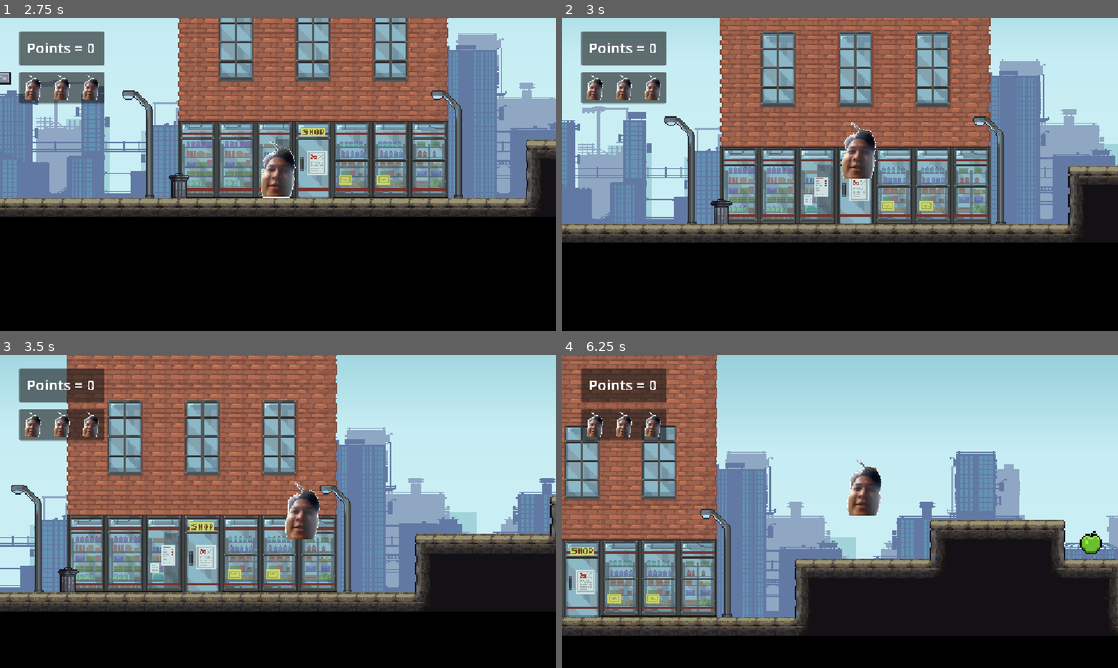
Above: before the commit, frames 1-4 (two rows, left to right).
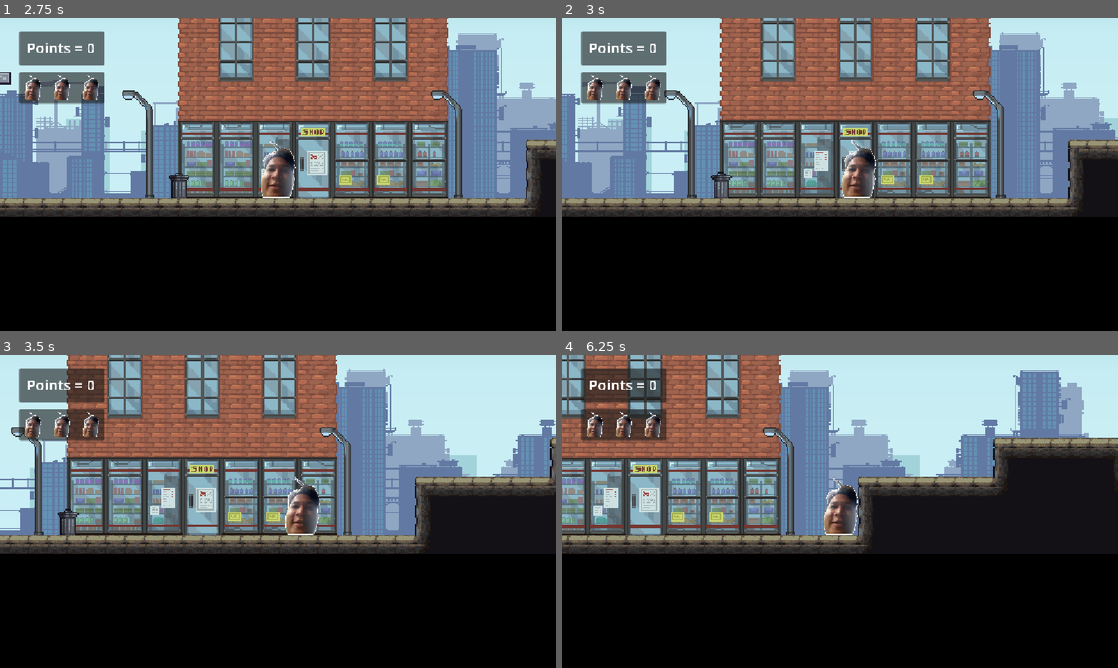
Above: after the commit, the same moments.

Repository: WanaRB/code-adventure
Game: Godot game, scene res://scenes/Tampilan/main_menu.tscn
Same seed, same stepped clock (60 frames per second), same inputs: the game is played once before the commit and once after it. Sound files missing from this copy of the repository are replaced by a short silence.
Inputs:
- Up to frame 1 (2.75 s): click "Level" at 0.5 s; click "Back" at 1.25 s; click "Start" at 2 s
- Up to frame 2 (3 s): tap Enter (ui_accept) at 2.75 s; hold Right (ui_right) from 2.78 s (still down); hold E (interaksi, bound only before the commit) from 2.78 s (still down)
- Up to frame 3 (3.5 s): keep holding Right (ui_right); keep holding E (interaksi, bound only before the commit); tap Enter (ui_accept) at 3.02, 3.32 s; tap D (kanan) at 3.05 s
- Up to frame 4 (6.25 s): release E (interaksi, bound only before the commit) at 3.53 s; tap D (kanan) at 3.6 s; tap Enter (ui_accept) at 3.77, 4.07, 5.27, 5.3, 5.57, 5.85, 6.02 s; tap A (kiri) at 3.8, 4.35 s; release Right (ui_right) at 4.28 s; hold Left (ui_left) 4.28-5.03 s; tap W (lompat) at 4.55, 5.1 s; hold Right (ui_right) from 5.03 s (still down); hold E (interaksi, bound only before the commit) from 5.78 s (still down)

Frame 1 is identical in both runs. In frame 2, 39% of the frame differs, in the area x 0-100%, y 0-72%; in frame 3, 53%; in frame 4, 66%, in the area x 0-100%, y 0-90%.

Commit message:
QuizUI

Diff:
--- a/Interactable/Interaction Area/interaction_area.gd
+++ /dev/null
@@ -1,16 +0,0 @@
-extends Area2D
-
-class_name InteractionArea
-
-@export var action_name: String = "interact"
-
-var interact: Callable = func():
-	pass
-
-
-func _on_body_entered(body: Node2D) -> void:
-	InteractionManager.register_area(self)
-
-
-func _on_body_exited(body: Node2D) -> void:
-	InteractionManager.unregister_area(self)
--- a/Interactable/Interaction Area/interaction_area.tscn
+++ /dev/null
@@ -1,10 +0,0 @@
-[gd_scene format=3 uid="uid://caibrc2y13hh8"]
-
-[ext_resource type="Script" uid="uid://be4kl6usq631" path="res://Interactable/Interaction Area/interaction_area.gd" id="1_3uwad"]
-
-[node name="InteractionArea" type="Area2D" unique_id=1387297123]
-collision_layer = 0
-script = ExtResource("1_3uwad")
-
-[connection signal="body_entered" from="." to="." method="_on_body_entered"]
-[connection signal="body_exited" from="." to="." method="_on_body_exited"]
--- a/Interactable/InteractionManager.tscn
+++ /dev/null
@@ -1,20 +0,0 @@
-[gd_scene format=3 uid="uid://cpv6nfe8vb3os"]
-
-[ext_resource type="Script" uid="uid://dhfsj2jopruc7" path="res://Interactable/interaction_manager.gd" id="1_32uod"]
-[ext_resource type="FontFile" uid="uid://dcnlcos4su3la" path="res://assets/PeaberryBase.ttf" id="2_ots3e"]
-
-[node name="InteractionManager" type="Node2D" unique_id=1985875023]
-script = ExtResource("1_32uod")
-
-[node name="Label" type="Label" parent="." unique_id=1084427126]
-texture_filter = 1
-anchors_preset = 5
-anchor_left = 0.5
-anchor_right = 0.5
-offset_left = -91.5
-offset_right = 91.5
-offset_bottom = 23.0
-grow_horizontal = 2
-theme_override_fonts/font = ExtResource("2_ots3e")
-theme_override_font_sizes/font_size = 20
-text = "Tekan [E] untuk Interaksi"
--- a/Interactable/interaction_manager.gd
+++ /dev/null
@@ -1,47 +0,0 @@
-extends Node2D
-
-@onready var player = get_tree(). get_first_node_in_group("player")
-@onready var label = $Label
-
-const base_text = "Tekan [E] untuk "
-
-var active_areas = []
-var can_interact = true
-
-func register_area(area: InteractionArea):
-	active_areas.push_back(area)
-
-
-func unregister_area(area: InteractionArea):
-	var index = active_areas.find(area)
-	if index != -1:
-		active_areas.remove_at(index)
-
-
-func _process(delta):
-	if active_areas.size() > 0 && can_interact:
-		active_areas.sort_custom(_sort_by_distance_to_player)
-		label.text = base_text + active_areas[0].action_name
-		label.global_position = active_areas[0].global_position
-		label.global_position.y -= 36
-		label.global_position.x -= label.size_x/2
-		label.show()
-	else:
-		label.hide()
-
-
-func _sort_by_distance_to_player(area1, area2):
-	var area1_to_player = player.global_position.distance_to(area1.global_position)
-	var area2_to_player = player.global_position.distance_to(area2.global_position)
-	return area1_to_player < area2_to_player
-
-
-func _input(event):
-	if event.is_action_pressed("interaksi") && can_interact:
-		if active_areas.size() > 0:
-			can_interact = false
-			label.hide()
-
-			await active_areas[0].interact.call()
-
-			can_interact = true
--- /dev/null
+++ b/Laptop.gd
@@ -0,0 +1,38 @@
+extends Area2D
+
+# Slot untuk memasukkan file kuis (.tres) dan tampilan kuis (.tscn)
+@export var data_kuis: QuizResource
+@export var scene_ui_kuis: PackedScene
+
+var player_didalam_area = false
+
+func _ready():
+	# Menghubungkan sinyal deteksi otomatis
+	body_entered.connect(_on_body_entered)
+	body_exited.connect(_on_body_exited)
+
+func _on_body_entered(body):
+	# Laptop hanya bereaksi jika yang mendekat masuk grup "player"
+	if body.is_in_group("player"):
+		player_didalam_area = true
+
+func _on_body_exited(body):
+	if body.is_in_group("player"):
+		player_didalam_area = false
+
+func _input(event):
+	# Jika tombol "E" ditekan dan pemain ada di dekat laptop
+	if event.is_action_pressed("interact") and player_didalam_area:
+		buka_kuis()
+
+func buka_kuis():
+	# Memunculkan kuis di layar [cite: 26]
+	GameEvents.quiz_opened.emit()
+	var instance_kuis = scene_ui_kuis.instantiate()
+	get_tree().root.add_child(instance_kuis)
+
+	# Kirim data soal ke UI tersebut
+	instance_kuis.setup_quiz(data_kuis)
+
+	# Hentikan gerakan game agar pemain fokus menjawab
+	get_tree().paused = true
--- a/project.godot
+++ b/project.godot
@@ -17,7 +17,7 @@
 
 [autoload]
 
-InteractionManager="*uid://cpv6nfe8vb3os"
+GameEvents="*uid://dcs2uec0ne8yi"
 
 [display]
 
@@ -26,7 +26,7 @@
 
 [input]
 
-interaksi={
+interact={
 "deadzone": 0.2,
 "events": [Object(InputEventKey,"resource_local_to_scene":false,"resource_name":"","device":-1,"window_id":0,"alt_press …(192 unchanged characters)…
 ]
@@ -34,16 +34,20 @@
 kiri={
 "deadzone": 0.2,
 "events": [Object(InputEventKey,"resource_local_to_scene":false,"resource_name":"","device":-1,"window_id":0,"alt_press …(191 unchanged characters)…
+, Object(InputEventKey,"resource_local_to_scene":false,"resource_name":"","device":-1,"window_id":0,"alt_pressed":false,"shift_pressed":false,"ctrl_pressed":false,"meta_pressed":false,"pressed":false,"keycode":0,"physical_keycode":4194319,"key_label":0,"unicode":0,"location":0,"echo":false,"script":null)
 ]
 }
 kanan={
 "deadzone": 0.2,
 "events": [Object(InputEventKey,"resource_local_to_scene":false,"resource_name":"","device":-1,"window_id":0,"alt_press …(192 unchanged characters)…
+, Object(InputEventKey,"resource_local_to_scene":false,"resource_name":"","device":-1,"window_id":0,"alt_pressed":false,"shift_pressed":false,"ctrl_pressed":false,"meta_pressed":false,"pressed":false,"keycode":0,"physical_keycode":4194321,"key_label":0,"unicode":0,"location":0,"echo":false,"script":null)
 ]
 }
 lompat={
 "deadzone": 0.2,
 "events": [Object(InputEventKey,"resource_local_to_scene":false,"resource_name":"","device":-1,"window_id":0,"alt_press …(192 unchanged characters)…
+, Object(InputEventKey,"resource_local_to_scene":false,"resource_name":"","device":-1,"window_id":0,"alt_pressed":false,"shift_pressed":false,"ctrl_pressed":false,"meta_pressed":false,"pressed":false,"keycode":0,"physical_keycode":32,"key_label":0,"unicode":32,"location":0,"echo":false,"script":null)
+, Object(InputEventKey,"resource_local_to_scene":false,"resource_name":"","device":-1,"window_id":0,"alt_pressed":false,"shift_pressed":false,"ctrl_pressed":false,"meta_pressed":false,"pressed":false,"keycode":0,"physical_keycode":4194320,"key_label":0,"unicode":0,"location":0,"echo":false,"script":null)
 ]
 }
 pause={
--- /dev/null
+++ b/resource/Kuis_Level1.tres
@@ -0,0 +1,10 @@
+[gd_resource type="Resource" script_class="QuizResource" format=3 uid="uid://d0au60qbx4i2u"]
+
+[ext_resource type="Script" uid="uid://xogopct8jm5a" path="res://script/QuizResource.gd" id="1_jinkr"]
+
+[resource]
+script = ExtResource("1_jinkr")
+question = "Apa perintah untuk simpan perubahan di Git?"
+options = Array[String](["git push", "git commit", "git add ."])
+correct_index = 1
+metadata/_custom_type_script = "uid://xogopct8jm5a"
--- a/scenes/Item/apple.tscn
+++ b/scenes/Item/apple.tscn
@@ -1,6 +1,6 @@
 [gd_scene format=3 uid="uid://bvntwt7umpnyy"]
 
-[ext_resource type="Script" uid="uid://b4c5mtxtxebwg" path="res://scenes/Item/apple.gd" id="1_7vr8k"]
+[ext_resource type="Script" uid="uid://b4c5mtxtxebwg" path="res://script/apple.gd" id="1_7vr8k"]
 [ext_resource type="Texture2D" uid="uid://dpjwfyms2283f" path="res://assets/image/item/apple.png" id="1_h071m"]
 [ext_resource type="AudioStream" uid="uid://dkcgdraduxxnh" path="res://assets/sound/ambatukam-yes-thank-you-su-much.mp3" id="3_3dmh2"]
 
--- /dev/null
+++ b/scenes/Laptop.tscn
@@ -0,0 +1,23 @@
+[gd_scene format=3 uid="uid://cfhry3uycfkfg"]
+
+[ext_resource type="Script" uid="uid://br5roy58wusl6" path="res://Laptop.gd" id="1_3vh0c"]
+[ext_resource type="Resource" uid="uid://d0au60qbx4i2u" path="res://resource/Kuis_Level1.tres" id="2_qoesn"]
+[ext_resource type="PackedScene" uid="uid://5oipsur4fh7u" path="res://scenes/QuizUI.tscn" id="3_f6pfd"]
+[ext_resource type="Texture2D" uid="uid://b5iodmupqy754" path="res://assets/image/item/laptop.png" id="4_5tm3d"]
+
+[sub_resource type="RectangleShape2D" id="RectangleShape2D_5ijq5"]
+size = Vector2(144, 92.5)
+
+[node name="Laptop" type="Area2D" unique_id=994781868]
+script = ExtResource("1_3vh0c")
+data_kuis = ExtResource("2_qoesn")
+scene_ui_kuis = ExtResource("3_f6pfd")
+
+[node name="Sprite2D" type="Sprite2D" parent="." unique_id=1759996860]
+position = Vector2(-3.8146973e-06, -1.9073486e-06)
+scale = Vector2(0.68390805, 0.66161615)
+texture = ExtResource("4_5tm3d")
+
+[node name="CollisionShape2D" type="CollisionShape2D" parent="." unique_id=234864366]
+position = Vector2(0, -6.25)
+shape = SubResource("RectangleShape2D_5ijq5")
--- /dev/null
+++ b/scenes/QuizUI.tscn
@@ -0,0 +1,90 @@
+[gd_scene format=3 uid="uid://5oipsur4fh7u"]
+
+[ext_resource type="Script" uid="uid://bloqjmnfc6hvh" path="res://script/QuizUI.gd" id="1_e8cok"]
+
+[sub_resource type="StyleBoxFlat" id="StyleBoxFlat_b3ykx"]
+bg_color = Color(1, 1, 1, 1)
+
+[sub_resource type="StyleBoxFlat" id="StyleBoxFlat_e8cok"]
+bg_color = Color(0.896648, 0, 0.2309233, 1)
+corner_radius_top_left = 8
+corner_radius_top_right = 8
+corner_radius_bottom_right = 8
+corner_radius_bottom_left = 8
+
+[node name="QuizUI" type="CanvasLayer" unique_id=1969209755]
+process_mode = 3
+script = ExtResource("1_e8cok")
+
+[node name="Panel" type="Panel" parent="." unique_id=1907142029]
+custom_minimum_size = Vector2(500, 400)
+anchors_preset = 15
+anchor_right = 1.0
+anchor_bottom = 1.0
+grow_horizontal = 2
+grow_vertical = 2
+theme_override_styles/panel = SubResource("StyleBoxFlat_b3ykx")
+
+[node name="close_Button" type="Button" parent="Panel" unique_id=1292516290]
+texture_filter = 1
+layout_mode = 1
+anchors_preset = -1
+anchor_left = 1.0
+anchor_right = 1.0
+anchor_bottom = 0.012
+offset_left = -76.0
+offset_top = 24.0
+offset_right = -24.0
+offset_bottom = 64.224
+grow_horizontal = 0
+theme_override_colors/font_color = Color(1, 1, 1, 1)
+theme_override_font_sizes/font_size = 30
+theme_override_styles/normal = SubResource("StyleBoxFlat_e8cok")
+theme_override_styles/pressed = SubResource("StyleBoxFlat_e8cok")
+theme_override_styles/hover = SubResource("StyleBoxFlat_e8cok")
+text = "X"
+
+[node name="MarginContainer" type="MarginContainer" parent="Panel" unique_id=427510930]
+layout_mode = 0
+offset_right = 40.0
+offset_bottom = 40.0
+theme_override_constants/margin_left = 20
+theme_override_constants/margin_top = 20
+theme_override_constants/margin_right = 20
+theme_override_constants/margin_bottom = 20
+
+[node name="VBoxContainer" type="VBoxContainer" parent="Panel/MarginContainer" unique_id=1747061390]
+custom_minimum_size = Vector2(1000, 300)
+layout_mode = 2
+theme_override_constants/separation = 10
+alignment = 1
+
+[node name="soal_Label" type="Label" parent="Panel/MarginContainer/VBoxContainer" unique_id=1875578594]
+layout_mode = 2
+theme_override_colors/font_color = Color(0, 0, 0, 1)
+theme_override_font_sizes/font_size = 25
+autowrap_mode = 2
+
+[node name="spacer" type="Control" parent="Panel/MarginContainer/VBoxContainer" unique_id=800083945]
+custom_minimum_size = Vector2(0, 60)
+layout_mode = 2
+
+[node name="Option0" type="Button" parent="Panel/MarginContainer/VBoxContainer" unique_id=1853507524]
+layout_mode = 2
+size_flags_horizontal = 4
+theme_override_font_sizes/font_size = 22
+
+[node name="Option1" type="Button" parent="Panel/MarginContainer/VBoxContainer" unique_id=1651907120]
+layout_mode = 2
+size_flags_horizontal = 4
+theme_override_font_sizes/font_size = 22
+
+[node name="Option2" type="Button" parent="Panel/MarginContainer/VBoxContainer" unique_id=915752935]
+layout_mode = 2
+size_flags_horizontal = 4
+theme_override_font_sizes/font_size = 22
+
+[connection signal="pressed" from="Panel/close_Button" to="." method="_on_close_button_pressed"]
+[connection signal="pressed" from="Panel/MarginContainer/VBoxContainer/Option0" to="." method="_on_option_pressed" binds= [0]]
+[connection signal="pressed" from="Panel/MarginContainer/VBoxContainer/Option1" to="." method="_on_option_pressed" binds= [1]]
+[connection signal="pressed" from="Panel/MarginContainer/VBoxContainer/Option2" to="." method="_on_option_pressed" binds= [2]]
--- /dev/null
+++ b/scenes/Tampilan/hud_controller.gd
@@ -0,0 +1,13 @@
+extends CanvasLayer
+
+func _ready():
+	# Menghubungkan ke sinyal global
+	GameEvents.quiz_opened.connect(_on_quiz_opened)
+	GameEvents.quiz_closed.connect(_on_quiz_closed)
+
+func _on_quiz_opened():
+	# Karena skrip ini menempel di CanvasLayer, 'visible' sekarang berfungsi
+	self.visible = false
+
+func _on_quiz_closed():
+	self.visible = true
--- a/scenes/Tampilan/level_1.tscn
+++ b/scenes/Tampilan/level_1.tscn
@@ -6,11 +6,13 @@
 [ext_resource type="Texture2D" uid="uid://dugb26t4mw5v" path="res://assets/image/map/Decoration 32x32.png" id="4_pkg7o"]
 [ext_resource type="PackedScene" uid="uid://c8cp71tu2bx71" path="res://scenes/Character/jikri.tscn" id="5_036b0"]
 [ext_resource type="PackedScene" uid="uid://bdkcukgpsal8s" path="res://scenes/Map/platform_1_png.tscn" id="5_gbfbk"]
-[ext_resource type="Script" uid="uid://c4joa3dm0u6pv" path="res://scenes/Character/jikri.gd" id="6_dwbse"]
+[ext_resource type="Script" uid="uid://c4joa3dm0u6pv" path="res://script/jikri.gd" id="6_dwbse"]
 [ext_resource type="PackedScene" uid="uid://bvntwt7umpnyy" path="res://scenes/Item/apple.tscn" id="9_bq8j7"]
 [ext_resource type="Script" uid="uid://danlly5pyw5ex" path="res://game_manager.gd" id="9_ioo17"]
 [ext_resource type="Texture2D" uid="uid://flcuw3s8ka6s" path="res://assets/image/character/character.png" id="10_6u07p"]
-[ext_resource type="Script" uid="uid://d17ovpbsp3arx" path="res://scenes/Tampilan/pause.gd" id="11_h1ne5"]
+[ext_resource type="Script" uid="uid://r6toxsjm6kcq" path="res://scenes/Tampilan/hud_controller.gd" id="10_yqhaf"]
+[ext_resource type="Script" uid="uid://d17ovpbsp3arx" path="res://script/pause.gd" id="11_h1ne5"]
+[ext_resource type="PackedScene" uid="uid://cfhry3uycfkfg" path="res://scenes/Laptop.tscn" id="12_4crhs"]
 
 [sub_resource type="TileSetAtlasSource" id="TileSetAtlasSource_gbfbk"]
 texture = ExtResource("2_036b0")
@@ -1043,7 +1045,7 @@
 corner_radius_bottom_right = 10
 corner_radius_bottom_left = 10
 
-[node name="Node" type="Node" unique_id=771745439]
+[node name="Level1" type="Node" unique_id=771745439]
 
 [node name="Map" type="Node" parent="." unique_id=1398429459]
 
@@ -1141,6 +1143,7 @@
 script = ExtResource("9_ioo17")
 
 [node name="UI" type="CanvasLayer" parent="." unique_id=446060044]
+script = ExtResource("10_yqhaf")
 
 [node name="point" type="Panel" parent="UI" unique_id=478292088]
 texture_filter = 1
@@ -1262,5 +1265,8 @@
 theme_override_styles/hover = SubResource("StyleBoxFlat_4crhs")
 text = "Go to Main Menu"
 
+[node name="Laptop" parent="." unique_id=994781868 instance=ExtResource("12_4crhs")]
+position = Vector2(2544, 600)
+
 [connection signal="pressed" from="UI/pause/pause_panel/VBoxContainer/Resume" to="UI/pause" method="_on_resume_pressed"]
 [connection signal="pressed" from="UI/pause/pause_panel/VBoxContainer/main_menu" to="UI/pause" method="_on_main_menu_pressed"]
--- a/scenes/Tampilan/level_select.tscn
+++ b/scenes/Tampilan/level_select.tscn
@@ -1,6 +1,6 @@
 [gd_scene format=3 uid="uid://b6jctalht86lb"]
 
-[ext_resource type="Script" uid="uid://dcvb86fugjn2h" path="res://scenes/Tampilan/level_select.gd" id="1_yus8d"]
+[ext_resource type="Script" uid="uid://dcvb86fugjn2h" path="res://script/level_select.gd" id="1_yus8d"]
 [ext_resource type="Texture2D" uid="uid://d1uuetget6vy4" path="res://assets/image/map/City background.png" id="2_piteb"]
 [ext_resource type="Texture2D" uid="uid://c0w5b8ruj43xj" path="res://assets/image/map/logo.png" id="3_m0u3y"]
 
--- a/scenes/Tampilan/main_menu.tscn
+++ b/scenes/Tampilan/main_menu.tscn
@@ -1,7 +1,7 @@
 [gd_scene format=3 uid="uid://cn31x40n7mqu8"]
 
 [ext_resource type="Texture2D" uid="uid://d1uuetget6vy4" path="res://assets/image/map/City background.png" id="1_q3tsx"]
-[ext_resource type="Script" uid="uid://dmt0uib03u6n7" path="res://scenes/Tampilan/main_menu.gd" id="1_u4y5d"]
+[ext_resource type="Script" uid="uid://dmt0uib03u6n7" path="res://script/main_menu.gd" id="1_u4y5d"]
 [ext_resource type="Texture2D" uid="uid://c0w5b8ruj43xj" path="res://assets/image/map/logo.png" id="2_0m03y"]
 
 [sub_resource type="StyleBoxTexture" id="StyleBoxTexture_q3tsx"]
--- /dev/null
+++ b/script/GameEvents.gd
@@ -0,0 +1,9 @@
+extends Node
+
+# Sinyal untuk memberitahu HUD kapan harus bersembunyi
+signal quiz_opened
+signal quiz_closed
+
+# Sinyal untuk menambah skor atau mengurangi darah [cite: 4, 28]
+signal score_changed(new_score)
+signal health_changed(new_health)
--- /dev/null
+++ b/script/QuizResource.gd
@@ -0,0 +1,6 @@
+extends Resource
+class_name QuizResource
+
+@export_multiline var question: String = ""
+@export var options: Array[String] = ["", "", ""]
+@export var correct_index: int = 0
--- /dev/null
+++ b/script/QuizUI.gd
@@ -0,0 +1,35 @@
+extends CanvasLayer
+
+@onready var label_soal = $Panel/MarginContainer/VBoxContainer/soal_Label
+@onready var spacer = $Panel/MarginContainer/VBoxContainer/spacer
+@onready var tombol_0 = $Panel/MarginContainer/VBoxContainer/Option0
+@onready var tombol_1 = $Panel/MarginContainer/VBoxContainer/Option1
+@onready var tombol_2 = $Panel/MarginContainer/VBoxContainer/Option2
+
+var correct_index: int = 0
+
+func setup_quiz(data: QuizResource):
+	label_soal.text = data.question
+	tombol_0.text = data.options[0]
+	tombol_1.text = data.options[1]
+	tombol_2.text = data.options[2]
+	correct_index = data.correct_index
+
+func _on_option_pressed(index: int):
+	if index == correct_index:
+		print("Jawaban Benar! Memicu perubahan dunia...")
+	else:
+		print("Jawaban Salah! HP berkurang.")
+
+	tutup_kuis()
+
+
+func _on_close_button_pressed():
+	tutup_kuis()
+
+func tutup_kuis():
+	# Kirim sinyal agar HUD tahu kuis sudah selesai
+	GameEvents.quiz_closed.emit()
+
+	get_tree().paused = false
+	queue_free()
--- a/scenes/Character/jikri.gd
+++ b/script/jikri.gd
@@ -11,12 +11,12 @@
 		velocity += get_gravity() * delta
 
 	# Handle jump.
-	if Input.is_action_just_pressed("ui_accept") and is_on_floor():
+	if Input.is_action_just_pressed("lompat") and is_on_floor():
 		velocity.y = JUMP_VELOCITY
 
 	# Get the input direction and handle the movement/deceleration.
 	# As good practice, you should replace UI actions with custom gameplay actions.
-	var direction := Input.get_axis("ui_left", "ui_right")
+	var direction := Input.get_axis("kiri", "kanan")
 	if direction:
 		velocity.x = direction * SPEED
 	else:
Not shown, removed: Interactable/Interaction Area/interaction_area.gd.uid
Not shown, removed: Interactable/interaction_manager.gd.uid
Not shown, added: Laptop.gd.uid
Binary file added: assets/image/item/laptop.png
Not shown, added: assets/image/item/laptop.png.import
Not shown, added: scenes/Tampilan/hud_controller.gd.uid
Not shown, added: script/GameEvents.gd.uid
Not shown, added: script/QuizResource.gd.uid
Not shown, added: script/QuizUI.gd.uid
Renamed: scenes/Item/apple.gd -> script/apple.gd
Renamed: scenes/Item/apple.gd.uid -> script/apple.gd.uid
Renamed: scenes/Character/jikri.gd.uid -> script/jikri.gd.uid
(and 6 more such lines)
